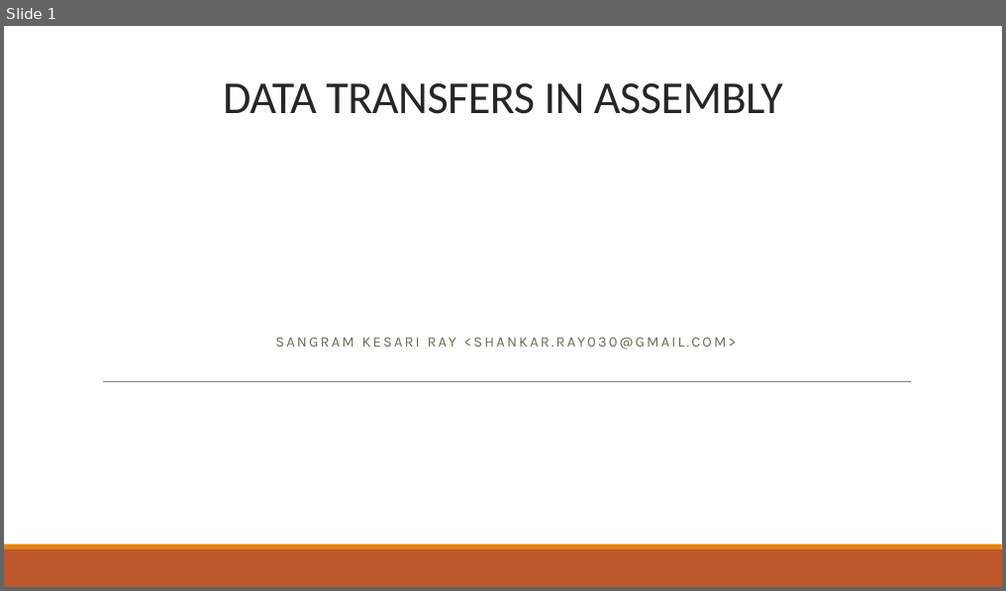
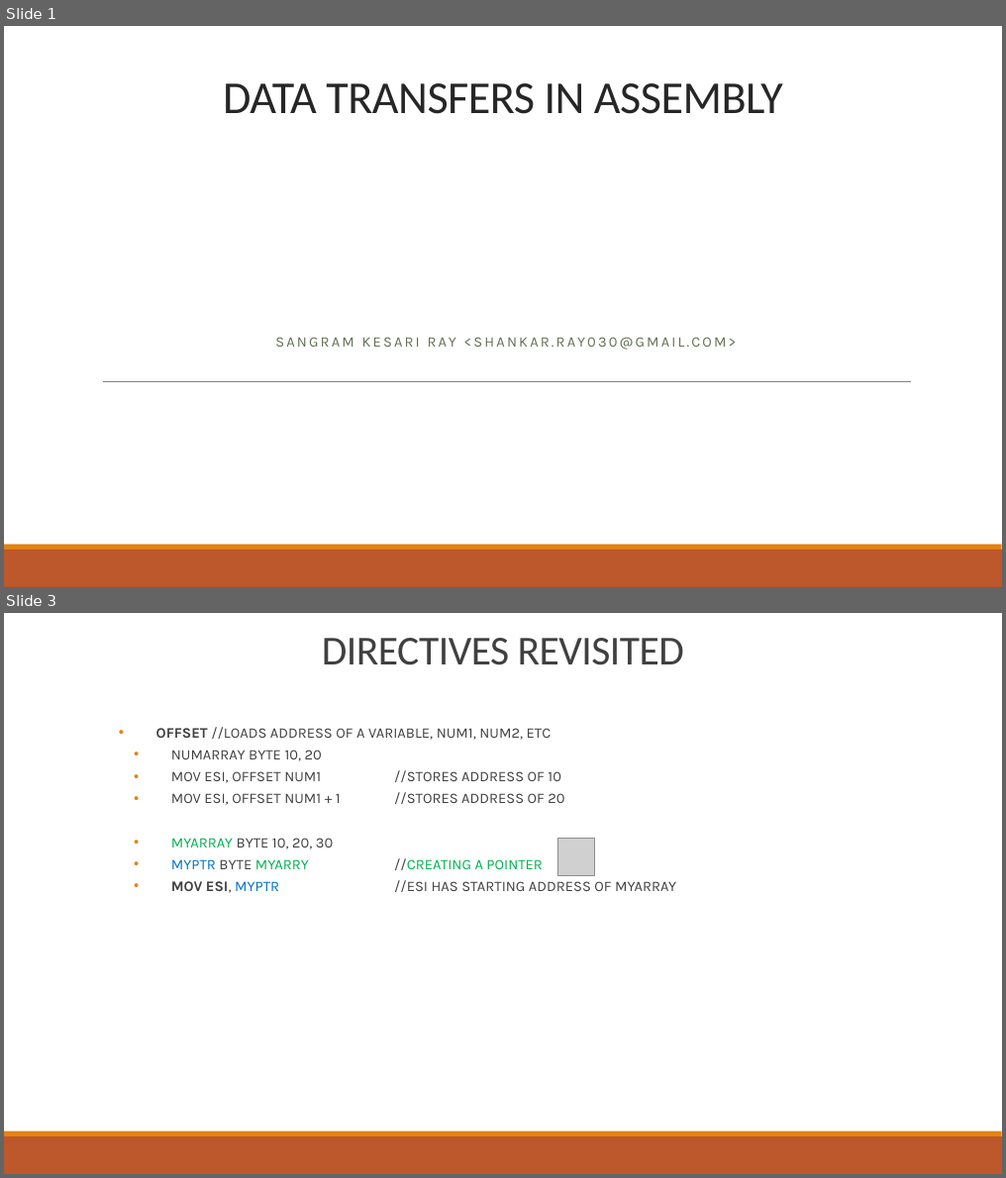
Before and after one commit to b1nch3f/Assembly-Language-Tutorials-for-Windows, a slide deck: 04 Data Transfers/Data Transfers - Part 2.pptx. Shown one above the other, each under a label of ours: slide 1 before the commit, slides 1 and 3 after it; the slides between them are not shown. The pictures are 1006x591 and 1006x1178 pixels, drawn with LibreOffice and Linux fonts; fonts in the diff are those of the drawing; grey boxes stand for pictures. Boxes give left, top, right and bottom in pixels: in the first picture for what was removed or moved away, otherwise in the second. Text is boxed around its words. In the diff, an @@ line names an element or a change of style, - is before the commit and + after.

```diff
--- a/04 Data Transfers/Data Transfers - Part 2.pptx
+++ b/04 Data Transfers/Data Transfers - Part 2.pptx
@@ slide 3 added at (4,613,1002,1174), background #FFFFFF; not listed: 2 template elements that a slide beside it also shows @@
@@ title added at (322,638,684,665), 39.6 pt, text #404040 @@
+DIRECTIVES REVISITED
@@ subtitle added at (156,727,676,893), 14 pt, text #404040 @@
+  • OFFSET //LOADS ADDRESS OF A VARIABLE, NUM1, NUM2, ETC
+    • NUMARRAY BYTE 10, 20
+    • MOV ESI, OFFSET NUM1 //STORES ADDRESS OF 10
+    • MOV ESI, OFFSET NUM1 + 1 //STORES ADDRESS OF 20
+    • MYARRAY BYTE 10, 20, 30
+    • MYPTR BYTE MYARRY //CREATING A POINTER
+    • MOV ESI, MYPTR //ESI HAS STARTING ADDRESS OF MYARRAY
@@ picture added at (558,839,595,875) @@
```
Also in this commit, not shown: 9 other slides added, 7 slides removed, 17 other files.
